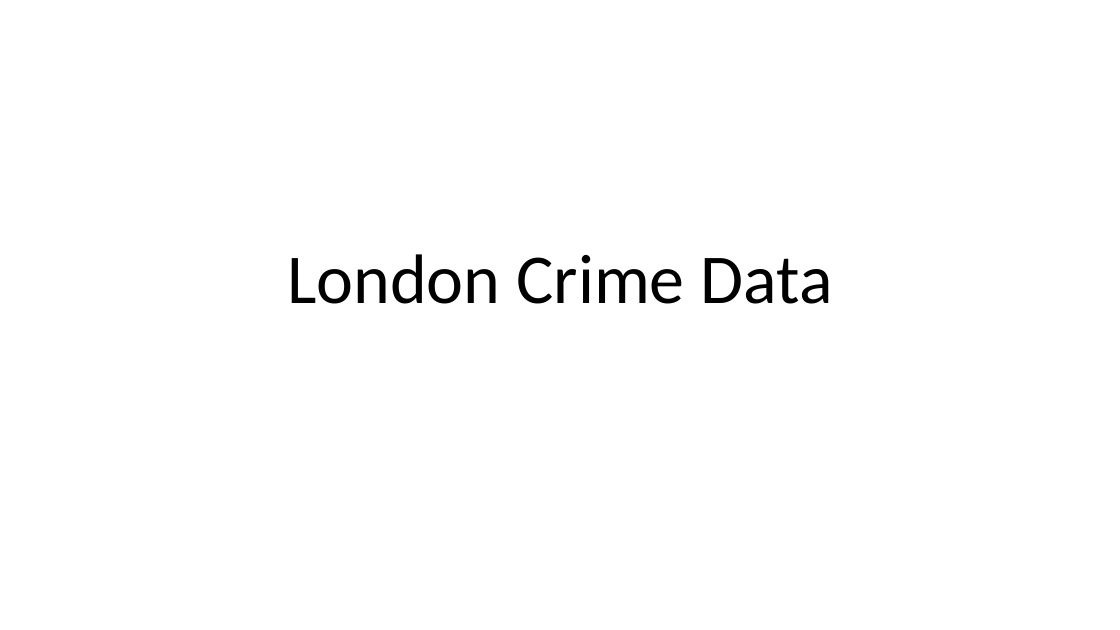
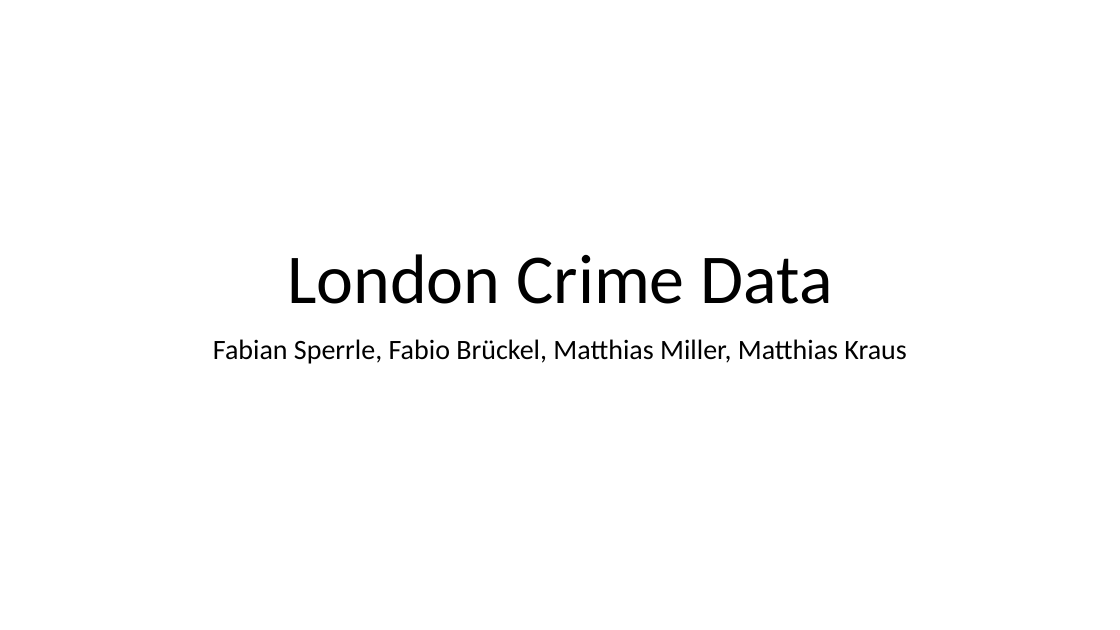
Before and after one commit to FabianSperrle/InfoVisII, a slide deck: slide 1 of LondonCrimeData.pptx. Drawn at 1120x630 pixels with LibreOffice and Linux fonts; fonts in the diff are those of the drawing. Boxes give left, top, right and bottom in pixels: in the first picture for what was removed or moved away, otherwise in the second. Text is boxed around its words. In the diff, an @@ line names an element or a change of style, - is before the commit and + after.

```diff
--- a/LondonCrimeData.pptx
+++ b/LondonCrimeData.pptx
@@ subtitle added at [213, 339, 906, 364], 24 pt, text #000000 @@
+Fabian Sperrle, Fabio Brückel, Matthias Miller, Matthias Kraus
```
Also in this commit, not shown: 2 other slides changed, 1 slide added.
